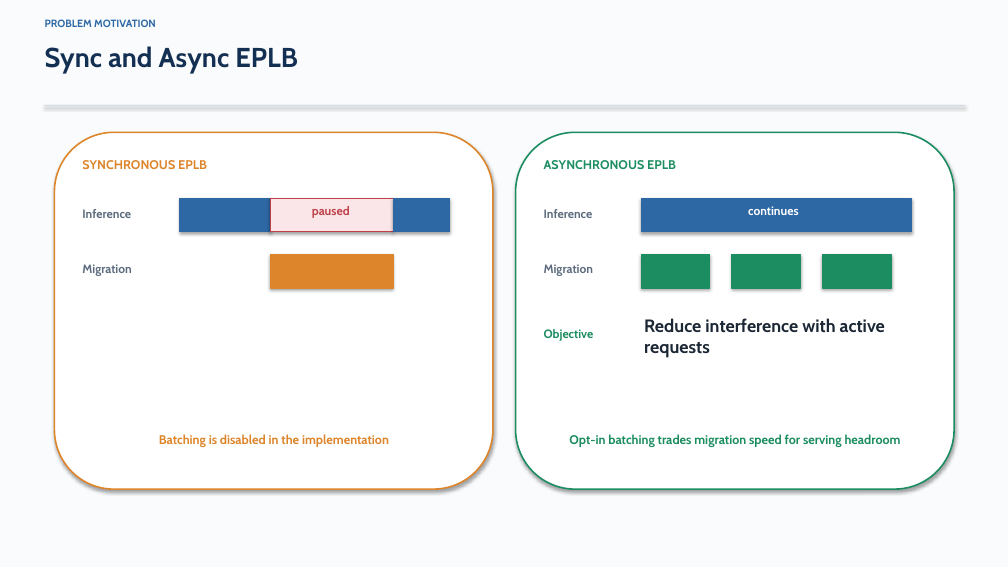
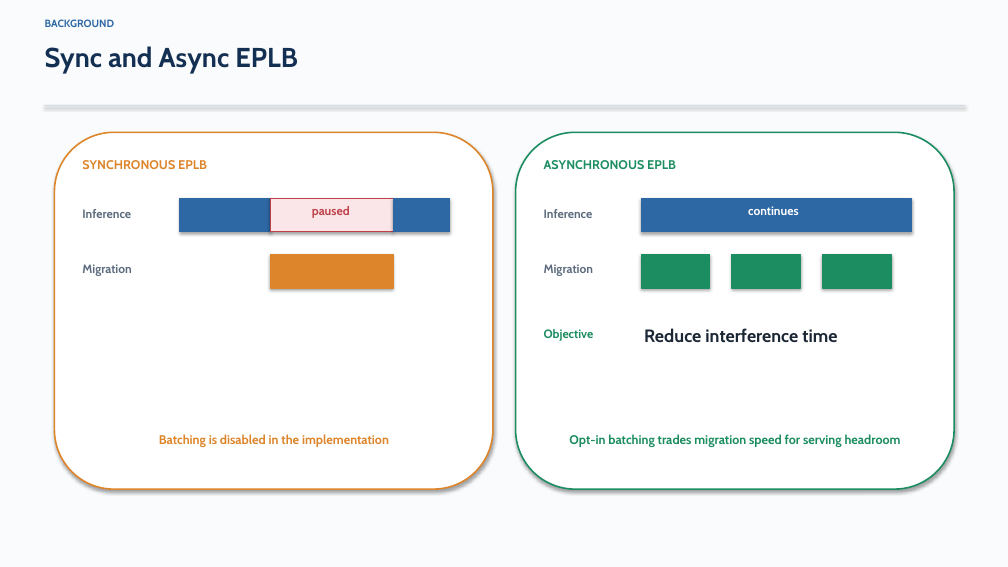
Before and after one commit to DOCCA0/vllm, a slide deck: slide 5 of benchmarks/eplb_rebalance/presentation/eplb_migration_batching.pptx. Drawn at 1008x567 pixels with LibreOffice and Linux fonts; fonts in the diff are those of the drawing. Boxes give left, top, right and bottom in pixels: in the first picture for what was removed or moved away, otherwise in the second. Text is boxed around its words. In the diff, an @@ line names an element or a change of style, - is before the commit and + after.

```diff
--- a/benchmarks/eplb_rebalance/presentation/eplb_migration_batching.pptx
+++ b/benchmarks/eplb_rebalance/presentation/eplb_migration_batching.pptx
@@ text at (45, 19, 114, 27): text changed @@
-PROBLEM MOTIVATION
+BACKGROUND
@@ text at (644, 328, 837, 343): text changed @@
-Reduce interference with active requests
+Reduce interference time
```
Also in this commit, not shown: 13 other slides changed, 3 other files.
